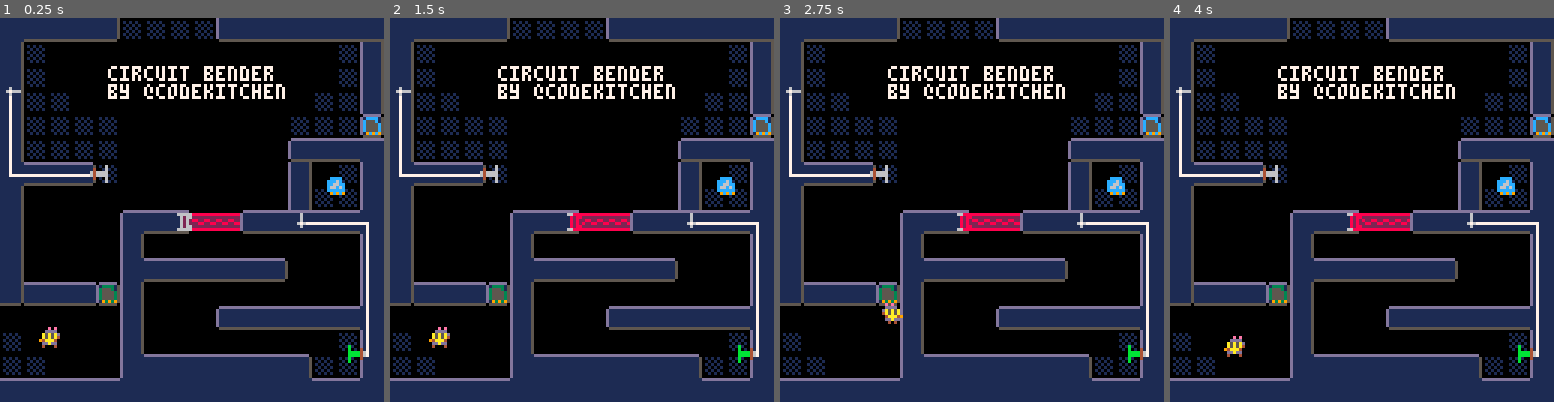
Above: before the commit, frames 1-4 (left to right).
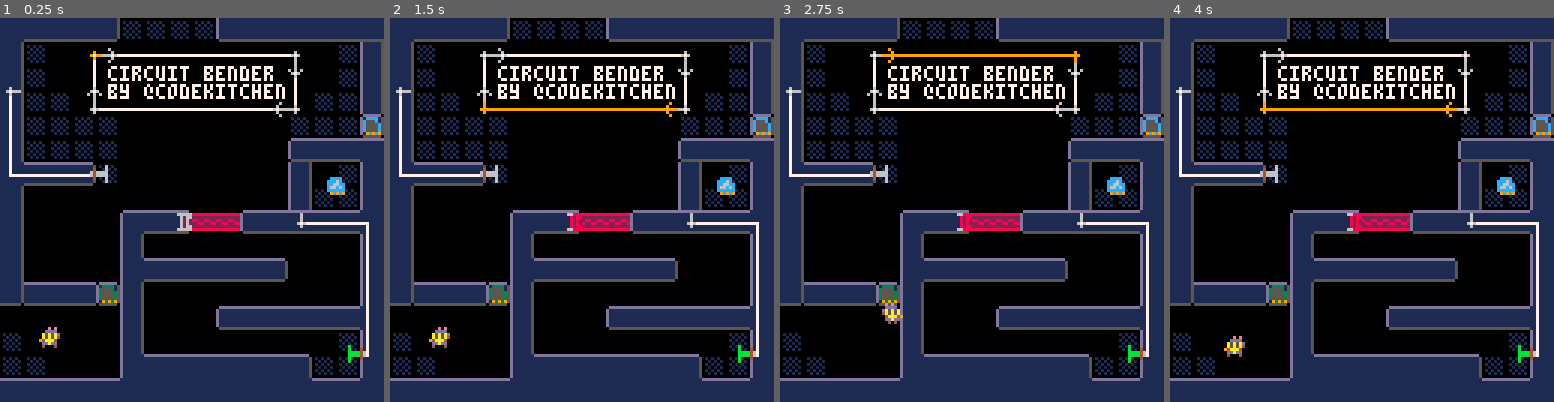
Above: after the commit, the same moments.

Repository: codekitchen/pico-8-circuits
Game: PICO-8 cartridge circuits.p8
The game is run twice, just before and just after one commit, with the same random seed, the same clock (stepped at 60 frames per second) and the same inputs.
Inputs:
- Up to frame 1 (0.25 s): no input
- Up to frame 2 (1.5 s): tap X (X key) at 0.33, 1.07 s; tap O (Z key) at 0.7 s
- Up to frame 3 (2.75 s): hold Right 1.6-2.1 s; tap O (Z key) at 1.7, 2.1, 2.5 s; tap X (X key) at 1.85 s; hold Up 2.15-2.42 s; hold Right from 2.47 s (still down)
- Up to frame 4 (4 s): tap O (Z key) at 2.9, 3.3, 3.7 s; tap X (X key) at 2.97 s; release Right at 3.03 s; hold Left 3.08-3.58 s; hold Down 3.63-3.97 s

The runs differ from the first frame. In frame 1, 1.2% of the frame differs, in the area x 22-79%, y 7-26%; in frame 2, 1.2%; in frame 3, 1.2%; in frame 4, 1.2%.

Commit message:
title screen of sorts

Diff:
--- a/circuits.p8
+++ b/circuits.p8
@@ -261,6 +261,9 @@
   initialize=function(self,x,y,args)
     self._pos=v{x,y}
     if (args) merge(self,args)
+  end,
+  delete=function(self)
+    if (self.wire) self.wire:delete()
   end,
   add=function(self, owner)
     self.owner=owner
@@ -355,6 +358,10 @@
     if (not self.cshow) self.c.hidden=true
     if (self.locked) self.c.locked=true
   end,
+  delete=function(self)
+    foreach(self.connections, connection.delete)
+    actor.delete(self)
+  end,
   draw=function(self)
     foreach(self.connections, function(c) c:draw() end)
     if (self.powered) pal(wire_color, powered_color) pal(component_color, powered_color)
@@ -441,6 +448,7 @@
   end,
 })
 types.relay=component:copy({
+  relay=true,
   connections={i(0,0),o(0,0)},
   initialize=function(self,...)
     component.initialize(self,...)
@@ -1130,15 +1138,31 @@
 key/112/56/id=3
 keydoor/124/36/id=3/doorway={0,-3,1,-1/facing=north
 energydoor/60/68/doorway={1,0,2,0/facing=east/cshow=false
+relay/34/12/facing=east
+relay/98/15/facing=south
+relay/95/30/facing=west
+relay/31/27/facing=north
 |{3,1,2,1
 {4,1,5,1
+{9,2,10,1
+{10,2,11,1
+{11,2,12,1
+{12,2,9,1
 ]],{
   text={
     {36,16,"circuit bender\nby @codekitchen"},
     {24,11," robot bumpers detect\n when the robot\n is touching a wall",true}
   },
+  start=function(self)
+    self.actors[9].c.powered=true
+  end,
   update=function(self)
-    if (player:roompos().y<84) self.text[1][4]=true self.text[2][4]=nil
+    if (player:roompos().y>84 or self.actors[7].powered) return
+    self.text[1][4]=true self.text[2][4]=nil
+    for i=12,9,-1 do
+      self.actors[i]:delete()
+    end
+    self.update=nil
   end
 })
 parse_room[[2,2
@@ -1280,7 +1304,10 @@
     {25,45,"      the secret end\n(under construction)"}
   }
 })
-for room in all(rooms) do room:create_actors() end
+  for room in all(rooms) do room:create_actors() end
+  for room in all(rooms) do
+    if (room.start) room:start()
+  end
 end
 world={
   tile_at=function(self, pos)
